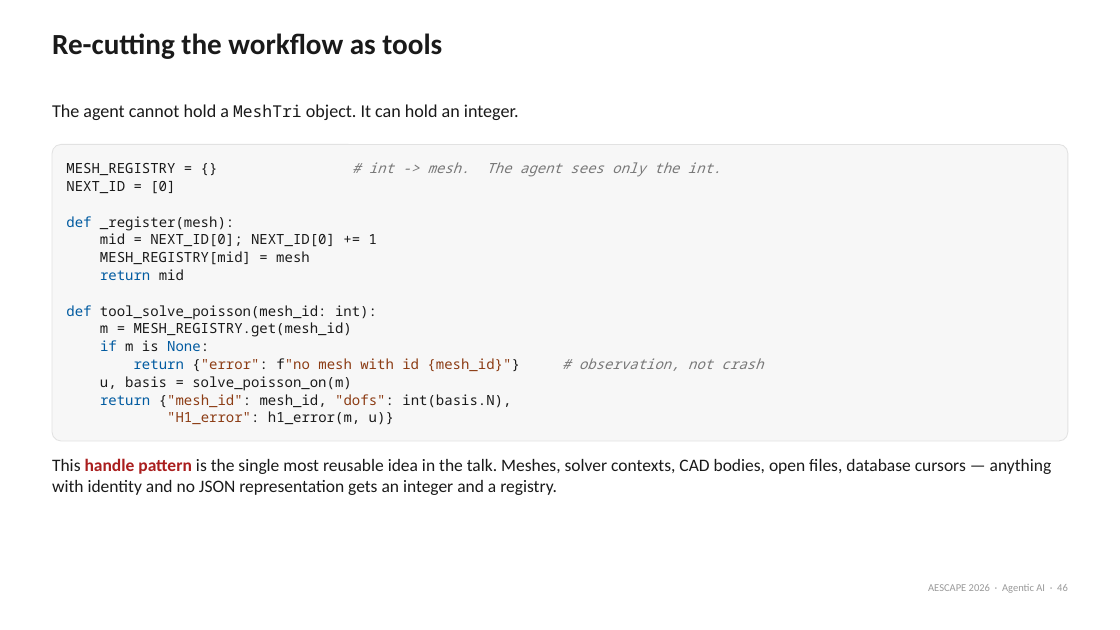
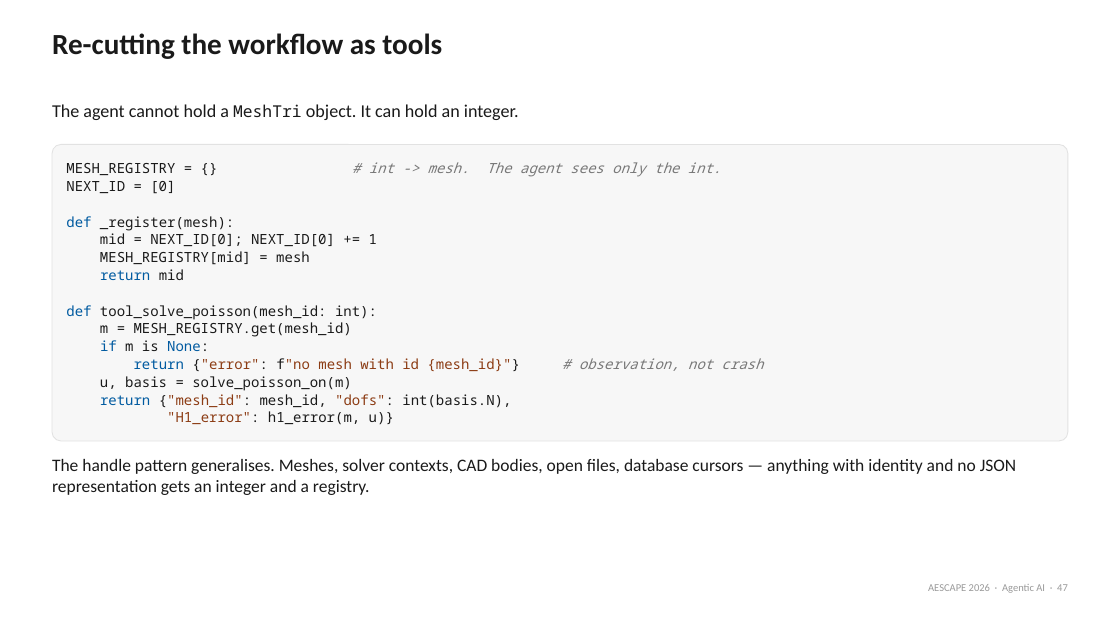
Before and after one commit to natrask/AESCAPE, a slide deck: slide 47 of slides/agentic_ai_intro.pptx (slide 46 before the commit). Drawn at 1120x630 pixels with LibreOffice and Linux fonts; fonts in the diff are those of the drawing. Boxes give left, top, right and bottom in pixels: in the first picture for what was removed or moved away, otherwise in the second. Text is boxed around its words. In the diff, an @@ line names an element or a change of style, - is before the commit and + after.

```diff
--- a/slides/agentic_ai_intro.pptx
+++ b/slides/agentic_ai_intro.pptx
@@ text at bbox=[52, 459, 1016, 495]: text changed @@
-This handle pattern is the single most reusable idea in the talk. Meshes, solver contexts, CAD bodies, open files, database cursors — anything with identity and no JSON representation gets an integer and a registry.
+The handle pattern generalises. Meshes, solver contexts, CAD bodies, open files, database cursors — anything with identity and no JSON representation gets an integer and a registry.
@@ text at bbox=[928, 584, 1068, 593]: text changed @@
-AESCAPE 2026 · Agentic AI · 46
+AESCAPE 2026 · Agentic AI · 47
```
Also in this commit, not shown: 23 other slides changed, 10 slides added, 17 slides removed, 1 other file.
